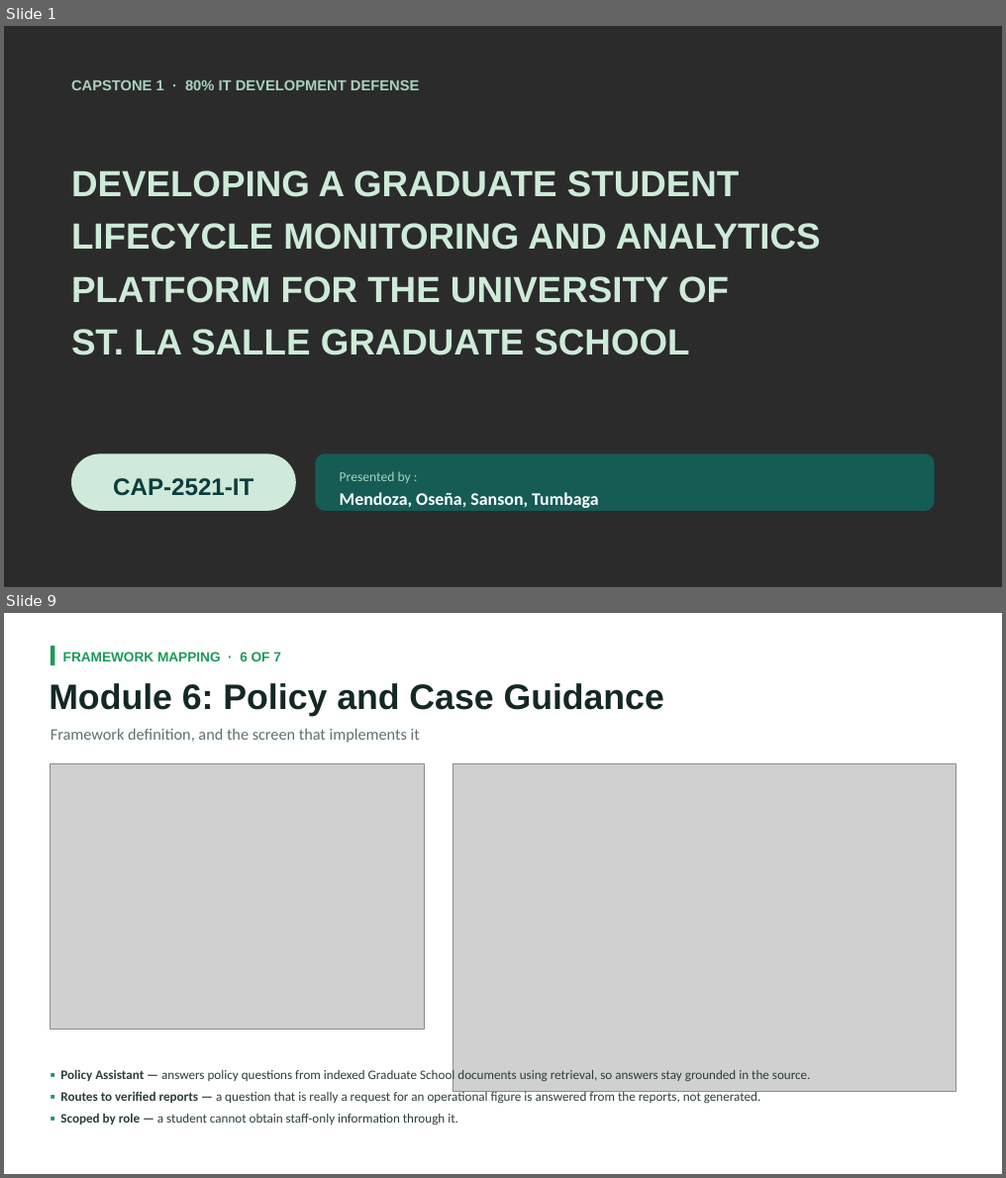
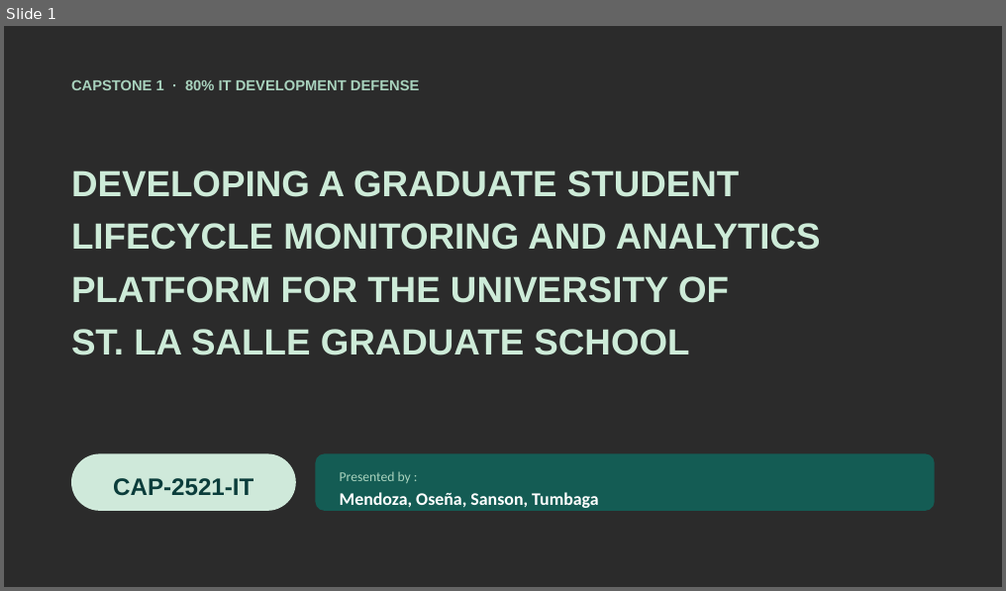
Before and after one commit to miguisanson/CAPSTONE-USLS-MVP, a slide deck: Documents/CAPSTONE_ONLY/CAP-IT1 Defense Deck.pptx. Shown one above the other, each under a label of ours: slides 1 and 9 before the commit, slide 1 after it; the slides between them are not shown. The pictures are 1006x1178 and 1006x591 pixels, drawn with LibreOffice and Linux fonts; fonts in the diff are those of the drawing; grey boxes stand for pictures; background and template pictures are left out; a plain dark background stands for a picture behind light text. Boxes give left, top, right and bottom in pixels: in the first picture for what was removed or moved away, otherwise in the second. Text is boxed around its words. In the diff, an @@ line names an element or a change of style, - is before the commit and + after.

Commit message:
document changes

```diff
--- a/Documents/CAPSTONE_ONLY/CAP-IT1 Defense Deck.pptx
+++ b/Documents/CAPSTONE_ONLY/CAP-IT1 Defense Deck.pptx
@@ slide 9 removed at [4,613,1002,1174], background picture (left out) @@
@@ rectangle removed at [51,646,54,665] @@
@@ text removed at [63,652,281,662] @@
-FRAMEWORK MAPPING · 6 OF 7
@@ text removed at [49,683,664,716] @@
-Module 6: Policy and Case Guidance
@@ text removed at [51,728,420,743] @@
-Framework definition, and the screen that implements it
@@ picture removed at [51,764,425,1029] @@
@@ picture removed at [453,764,956,1091] @@
@@ text removed at [60,1068,811,1126] @@
-▪ Policy Assistant — answers policy questions from indexed Graduate School documents using retrieval, so answers stay grounded in the source.
-▪ Routes to verified reports — a question that is really a request for an operational figure is answered from the reports, not generated.
-▪ Scoped by role — a student cannot obtain staff-only information through it.
```
Also in this commit, not shown: 6 slides changed, 2 slides added, 13 other slides removed, 7 other files.
